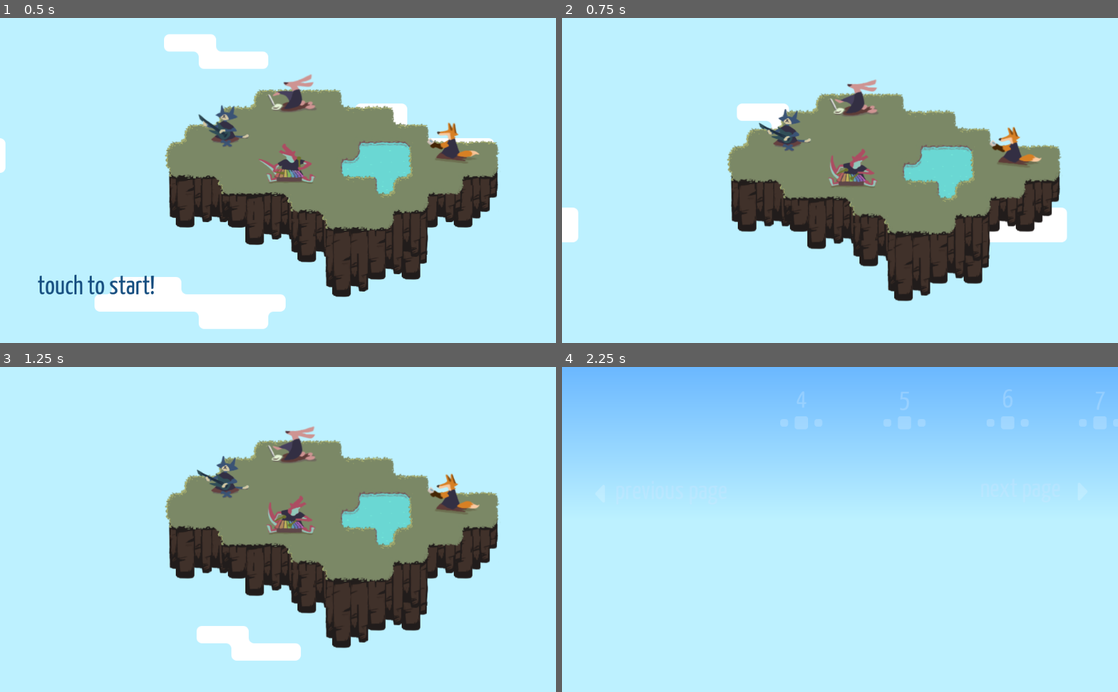
Above: before the commit, frames 1-4 (two rows, left to right).
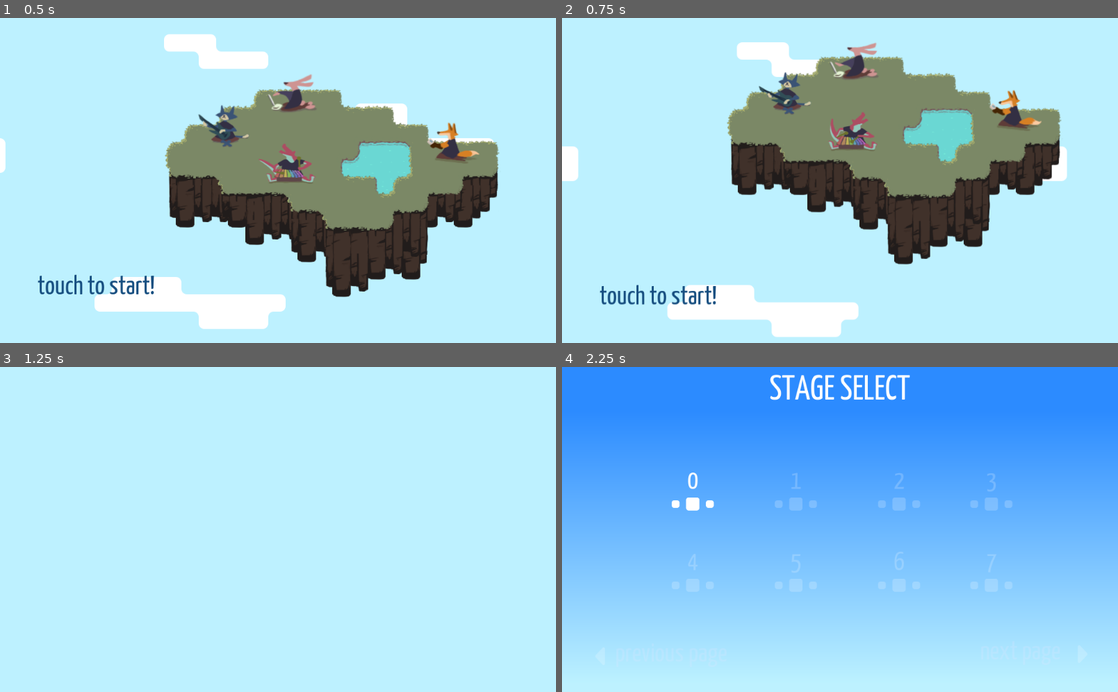
Above: after the commit, the same moments.

Repository: uspgamedev/skyjammers
Game: Godot game, scene res://menus/title/main.tscn
The game is run twice, just before and just after one commit, with the same random seed, the same clock (stepped at 60 frames per second) and the same inputs. Sound files missing from this copy of the repository are replaced by a short silence.
Inputs:
- Up to frame 1 (0.5 s): no input
- Up to frame 2 (0.75 s): hold Space (action_play) from 0.53 s (still down)
- Up to frame 3 (1.25 s): keep holding Space (action_play)
- Up to frame 4 (2.25 s): release Space (action_play) at 1.28 s; tap Space (action_play) at 1.35 s; hold Space (action_play) from 2.03 s (still down)

Frame 1 is identical in both runs. In frame 2, 31% of the frame differs, in the area x 0-91%, y 7-99%; in frame 3, 26%; in frame 4, 83%, in the area x 0-100%, y 0-84%.

Commit message:
Add in-back animation to island at title screen

Diff:
--- a/game/menus/title/main.tscn
+++ b/game/menus/title/main.tscn
@@ -1,13 +1,13 @@
 [gd_scene load_steps=17 format=2]
 
 [ext_resource path="res://clouds/cloudBG.tscn" type="PackedScene" id=1]
-[ext_resource path="res://islands/Island.tscn" type="PackedScene" id=2]
-[ext_resource path="res://menus/title/begin-island.png" type="Texture" id=3]
-[ext_resource path="res://Instruments/Bass/cat-bass.png" type="Texture" id=4]
-[ext_resource path="res://Instruments/GameBoy/fox-gameboi.png" type="Texture" id=5]
-[ext_resource path="res://Instruments/Theremin/bunny-theremin.png" type="Texture" id=6]
-[ext_resource path="res://Instruments/Xylophone/croc-xylo.png" type="Texture" id=7]
-[ext_resource path="res://clouds/Cloud.tscn" type="PackedScene" id=8]
+[ext_resource path="res://clouds/Cloud.tscn" type="PackedScene" id=2]
+[ext_resource path="res://islands/Island.tscn" type="PackedScene" id=3]
+[ext_resource path="res://menus/title/begin-island.png" type="Texture" id=4]
+[ext_resource path="res://Instruments/Bass/cat-bass.png" type="Texture" id=5]
+[ext_resource path="res://Instruments/GameBoy/fox-gameboi.png" type="Texture" id=6]
+[ext_resource path="res://Instruments/Theremin/bunny-theremin.png" type="Texture" id=7]
+[ext_resource path="res://Instruments/Xylophone/croc-xylo.png" type="Texture" id=8]
 [ext_resource path="res://menus/theme.tres" type="Theme" id=9]
 [ext_resource path="res://menus/click-sfx.tscn" type="PackedScene" id=10]
 
@@ -25,8 +25,11 @@
 	if not lock and event.is_action_pressed(\"action_play\"):
 		$AudioStreamPlayer.play()
 		self.lock = true
-		$LeaveTween.interpolate_method(self, \"_set_scroll\", 0, 800, 1, Tween.TRANS_LINEAR,
-									   Tween.EASE_IN_OUT)
+		$Island.set_process(false)
+		$LeaveTween.interpolate_property($Island, \"position\",
+				$Island.get_position(), Vector2(0, 800), .7, Tween.TRANS_BACK, Tween.EASE_IN, 0)
+		$LeaveTween.interpolate_method(self, \"_set_scroll\",
+				0, 800, .7, Tween.TRANS_CUBIC, Tween.EASE_IN, 0)
 		$LeaveTween.start()
 		yield($LeaveTween, \"tween_completed\")
 		get_node(\"/root/Progress\").go_to_stage_selector()
@@ -120,12 +123,13 @@
 "values": [ 0, 1 ]
 }
 
-[node name="Title" type="Node2D"]
+[node name="Title" type="Node2D" index="0"]
 
 script = SubResource( 1 )
 
 [node name="ParallaxBackground" parent="." index="0" instance=ExtResource( 1 )]
 
+editor/display_folded = true
 script = SubResource( 2 )
 
 [node name="ParallaxLayer" parent="ParallaxBackground" index="0"]
@@ -138,96 +142,7 @@
 position = Vector2( 630, 270 )
 tile_data = PoolIntArray( -458764, 0, 0, -458763, 1, 0, -458762, 1, 0, -458761, 2, 0, -393228, 6, 0, -393227, 7, 0, -39 …(1309 unchanged characters)…
 
-[node name="Island" parent="ParallaxBackground" index="1" instance=ExtResource( 2 )]
-
-tile_data = PoolIntArray( 262162, 26, 0, 851986, 21, 0, 851987, 21, 0, 851988, 21, 0, 851989, 21, 0, 851990, 22, 0, 851991, 22, 0, 917522, 21, 0, 917523, 21, 0, 917527, 21, 0 )
-
-[node name="island" type="Sprite" parent="ParallaxBackground/Island" index="0"]
-
-position = Vector2( 591.914, 233.579 )
-texture = ExtResource( 3 )
-
-[node name="Sprite" type="Sprite" parent="ParallaxBackground/Island" index="3"]
-
-position = Vector2( 412.091, 205.211 )
-texture = ExtResource( 4 )
-hframes = 2
-frame = 1
-_sections_unfolded = [ "Animation" ]
-
-[node name="AnimationPlayer" type="AnimationPlayer" parent="ParallaxBackground/Island/Sprite" index="0"]
-
-root_node = NodePath("..")
-autoplay = "play"
-playback_process_mode = 1
-playback_default_blend_time = 0.0
-playback_speed = 1.0
-anims/play = SubResource( 3 )
-blend_times = [  ]
-autoplay = "play"
-_sections_unfolded = [ "Playback Options" ]
-
-[node name="Sprite2" type="Sprite" parent="ParallaxBackground/Island" index="4"]
-
-position = Vector2( 832.082, 235.463 )
-texture = ExtResource( 5 )
-hframes = 2
-frame = 1
-_sections_unfolded = [ "Animation" ]
-
-[node name="AnimationPlayer" type="AnimationPlayer" parent="ParallaxBackground/Island/Sprite2" index="0"]
-
-root_node = NodePath("..")
-autoplay = "play"
-playback_process_mode = 1
-playback_default_blend_time = 0.0
-playback_speed = 1.0
-anims/play = SubResource( 4 )
-blend_times = [  ]
-autoplay = "play"
-_sections_unfolded = [ "Playback Options" ]
-
-[node name="Sprite3" type="Sprite" parent="ParallaxBackground/Island" index="5"]
-
-position = Vector2( 538.095, 144.28 )
-texture = ExtResource( 6 )
-hframes = 2
-frame = 1
-_sections_unfolded = [ "Animation" ]
-
-[node name="AnimationPlayer" type="AnimationPlayer" parent="ParallaxBackground/Island/Sprite3" index="0"]
-
-root_node = NodePath("..")
-autoplay = "play"
-playback_process_mode = 1
-playback_default_blend_time = 0.0
-playback_speed = 1.0
-anims/play = SubResource( 5 )
-blend_times = [  ]
-autoplay = "play"
-_sections_unfolded = [ "Playback Options" ]
-
-[node name="Sprite4" type="Sprite" parent="ParallaxBackground/Island" index="6"]
-
-position = Vector2( 531.981, 274.712 )
-texture = ExtResource( 7 )
-hframes = 2
-frame = 1
-_sections_unfolded = [ "Animation" ]
-
-[node name="AnimationPlayer" type="AnimationPlayer" parent="ParallaxBackground/Island/Sprite4" index="0"]
-
-root_node = NodePath("..")
-autoplay = "play"
-playback_process_mode = 1
-playback_default_blend_time = 0.0
-playback_speed = 1.0
-anims/play = SubResource( 6 )
-blend_times = [  ]
-autoplay = "play"
-_sections_unfolded = [ "Playback Options" ]
-
-[node name="ParallaxLayer2" type="ParallaxLayer" parent="ParallaxBackground" index="2"]
+[node name="ParallaxLayer2" type="ParallaxLayer" parent="ParallaxBackground" index="1"]
 
 modulate = Color( 1, 1, 1, 0.364627 )
 z_index = 100
@@ -237,12 +152,103 @@
 motion_mirroring = Vector2( 1200, 0 )
 _sections_unfolded = [ "Material", "Motion", "Transform", "Visibility", "Z Index" ]
 
-[node name="Cloud" parent="ParallaxBackground/ParallaxLayer2" index="0" instance=ExtResource( 8 )]
+[node name="Cloud" parent="ParallaxBackground/ParallaxLayer2" index="0" instance=ExtResource( 2 )]
 
 visible = false
 tile_data = PoolIntArray( 196612, 0, 0, 196613, 1, 0, 196614, 1, 0, 196615, 1, 0, 196616, 1, 0, 196617, 1, 0, 196618, 1 …(2609 unchanged characters)…
 
-[node name="GUI" type="Node2D" parent="." index="1"]
+[node name="Island" parent="." index="1" instance=ExtResource( 3 )]
+
+editor/display_folded = true
+
+[node name="island" type="Sprite" parent="Island" index="0"]
+
+position = Vector2( 591.914, 233.579 )
+texture = ExtResource( 4 )
+
+[node name="Sprite" type="Sprite" parent="Island" index="3"]
+
+position = Vector2( 412.091, 205.211 )
+texture = ExtResource( 5 )
+hframes = 2
+frame = 1
+_sections_unfolded = [ "Animation" ]
+
+[node name="AnimationPlayer" type="AnimationPlayer" parent="Island/Sprite" index="0"]
+
+root_node = NodePath("..")
+autoplay = "play"
+playback_process_mode = 1
+playback_default_blend_time = 0.0
+playback_speed = 1.0
+anims/play = SubResource( 3 )
+blend_times = [  ]
+autoplay = "play"
+_sections_unfolded = [ "Playback Options" ]
+
+[node name="Sprite2" type="Sprite" parent="Island" index="4"]
+
+position = Vector2( 832.082, 235.463 )
+texture = ExtResource( 6 )
+hframes = 2
+frame = 1
+_sections_unfolded = [ "Animation" ]
+
+[node name="AnimationPlayer" type="AnimationPlayer" parent="Island/Sprite2" index="0"]
+
+root_node = NodePath("..")
+autoplay = "play"
+playback_process_mode = 1
+playback_default_blend_time = 0.0
+playback_speed = 1.0
+anims/play = SubResource( 4 )
+blend_times = [  ]
+autoplay = "play"
+_sections_unfolded = [ "Playback Options" ]
+
+[node name="Sprite3" type="Sprite" parent="Island" index="5"]
+
+position = Vector2( 538.095, 144.28 )
+texture = ExtResource( 7 )
+hframes = 2
+frame = 1
+_sections_unfolded = [ "Animation" ]
+
+[node name="AnimationPlayer" type="AnimationPlayer" parent="Island/Sprite3" index="0"]
+
+root_node = NodePath("..")
+autoplay = "play"
+playback_process_mode = 1
+playback_default_blend_time = 0.0
+playback_speed = 1.0
+anims/play = SubResource( 5 )
+blend_times = [  ]
+autoplay = "play"
+_sections_unfolded = [ "Playback Options" ]
+
+[node name="Sprite4" type="Sprite" parent="Island" index="6"]
+
+position = Vector2( 531.981, 274.712 )
+texture = ExtResource( 8 )
+hframes = 2
+frame = 1
+_sections_unfolded = [ "Animation" ]
+
+[node name="AnimationPlayer" type="AnimationPlayer" parent="Island/Sprite4" index="0"]
+
+root_node = NodePath("..")
+autoplay = "play"
+playback_process_mode = 1
+playback_default_blend_time = 0.0
+playback_speed = 1.0
+anims/play = SubResource( 6 )
+blend_times = [  ]
+autoplay = "play"
+_sections_unfolded = [ "Playback Options" ]
+
+[node name="GUI" type="Node2D" parent="." index="2"]
+
+editor/display_folded = true
 
 [node name="Label" type="Label" parent="GUI" index="0"]
 
@@ -266,7 +272,7 @@
 max_lines_visible = -1
 _sections_unfolded = [ "Theme" ]
 
-[node name="LeaveTween" type="Tween" parent="." index="2"]
+[node name="LeaveTween" type="Tween" parent="." index="3"]
 
 repeat = false
 playback_process_mode = 1
@@ -275,8 +281,7 @@
 playback/repeat = false
 playback/speed = 1.0
 
-[node name="AudioStreamPlayer" parent="." index="3" instance=ExtResource( 10 )]
+[node name="AudioStreamPlayer" parent="." index="4" instance=ExtResource( 10 )]
 
 
 [editable path="ParallaxBackground"]
-[editable path="ParallaxBackground/Island"]
